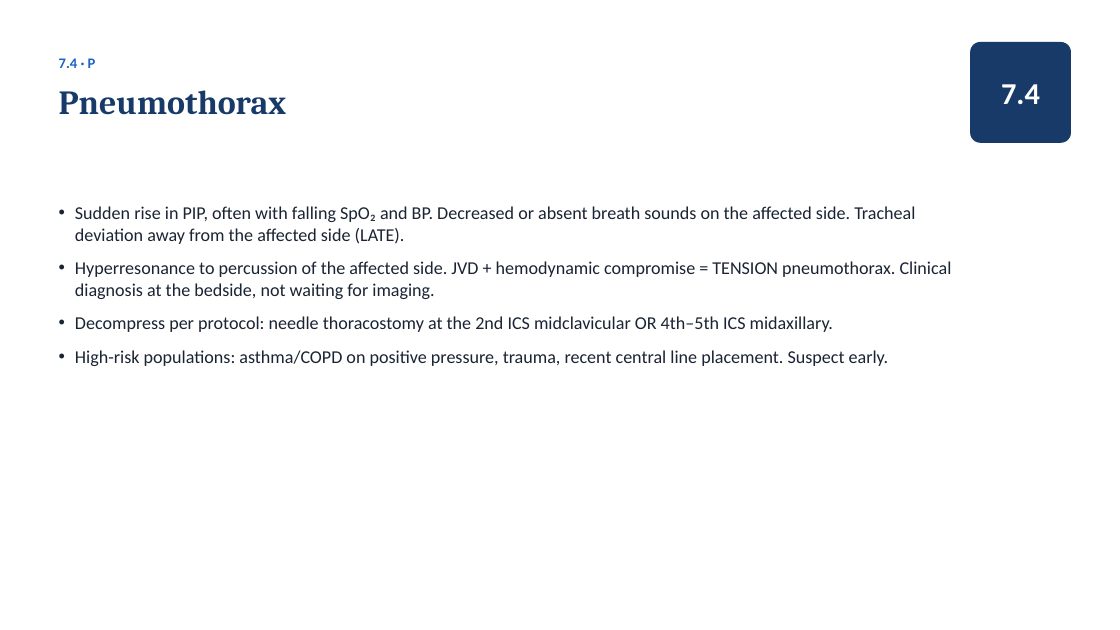
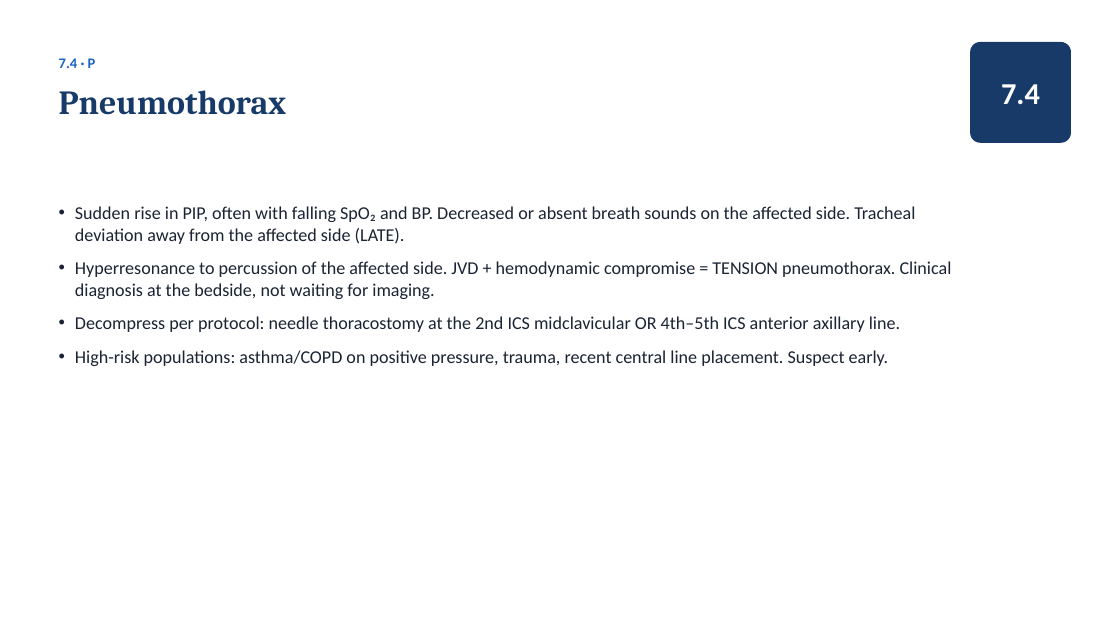
Before and after one commit to amr-kc-protocols/amr-kc-protocols, a slide deck: slide 70 of vta/slides/Ventilator_Academy_Full_Course.pptx. Drawn at 1120x630 pixels with LibreOffice and Linux fonts; fonts in the diff are those of the drawing. Boxes give left, top, right and bottom in pixels: in the first picture for what was removed or moved away, otherwise in the second. Text is boxed around its words. In the diff, an @@ line names an element or a change of style, - is before the commit and + after.

```diff
--- a/vta/slides/Ventilator_Academy_Full_Course.pptx
+++ b/vta/slides/Ventilator_Academy_Full_Course.pptx
@@ text at <box>75,316,900,332</box>: text changed @@
-• Decompress per protocol: needle thoracostomy at the 2nd ICS midclavicular OR 4th–5th ICS midaxillary.
+• Decompress per protocol: needle thoracostomy at the 2nd ICS midclavicular OR 4th–5th ICS anterior axillary line.
```
Also in this commit, not shown: 8 other slides changed, 10 other files.
